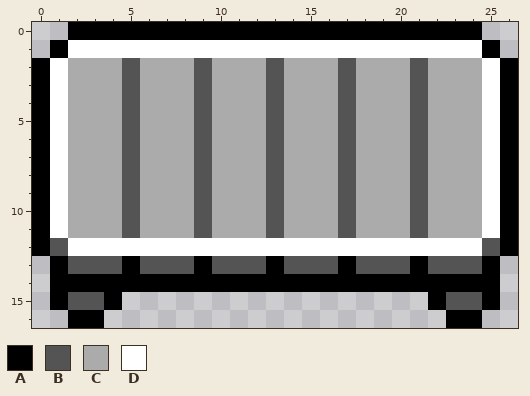
Two versions of one pixel-art file, assets/sprites/projects/desk.aseprite. Above: the version before the commit.
27x17 pixels, 1 frame.
Palette (. is transparent): A #000000  B #545454  C #ababab  D #ffffff
Pixels before, first column x 0:
 0 ..AAAAAAAAAAAAAAAAAAAAAAA..
 1 .ADDDDDDDDDDDDDDDDDDDDDDDA.
 2 ADCCCBCCCBCCCBCCCBCCCBCCCDA
 3 ADCCCBCCCBCCCBCCCBCCCBCCCDA
 4 ADCCCBCCCBCCCBCCCBCCCBCCCDA
 5 ADCCCBCCCBCCCBCCCBCCCBCCCDA
 6 ADCCCBCCCBCCCBCCCBCCCBCCCDA
 7 ADCCCBCCCBCCCBCCCBCCCBCCCDA
 8 ADCCCBCCCBCCCBCCCBCCCBCCCDA
 9 ADCCCBCCCBCCCBCCCBCCCBCCCDA
10 ADCCCBCCCBCCCBCCCBCCCBCCCDA
11 ADCCCBCCCBCCCBCCCBCCCBCCCDA
12 ABDDDDDDDDDDDDDDDDDDDDDDDBA
13 .ABBBABBBABBBABBBABBBABBBA.
14 .AAAAAAAAAAAAAAAAAAAAAAAAA.
15 .ABBA.................ABBA.
16 ..AA...................AA..
New version:
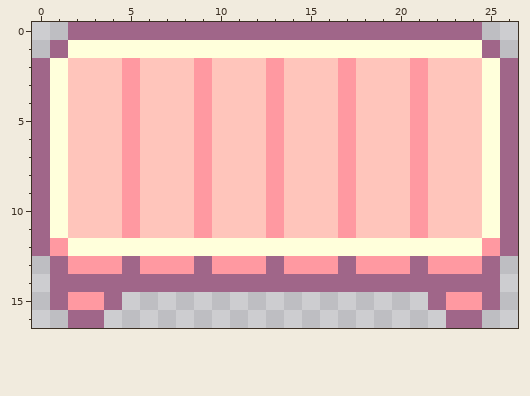
Difference:
Colour A changes from #000000 to #a06689.
Colour B changes from #545454 to #ff99a1.
Colour C changes from #ababab to #ffc5bb.
Colour D changes from #ffffff to #ffffdb.
Boxes around the changes in both pictures, in picture pixels (x1, y1, x2, y2):
changed: (32, 22, 518, 328)
